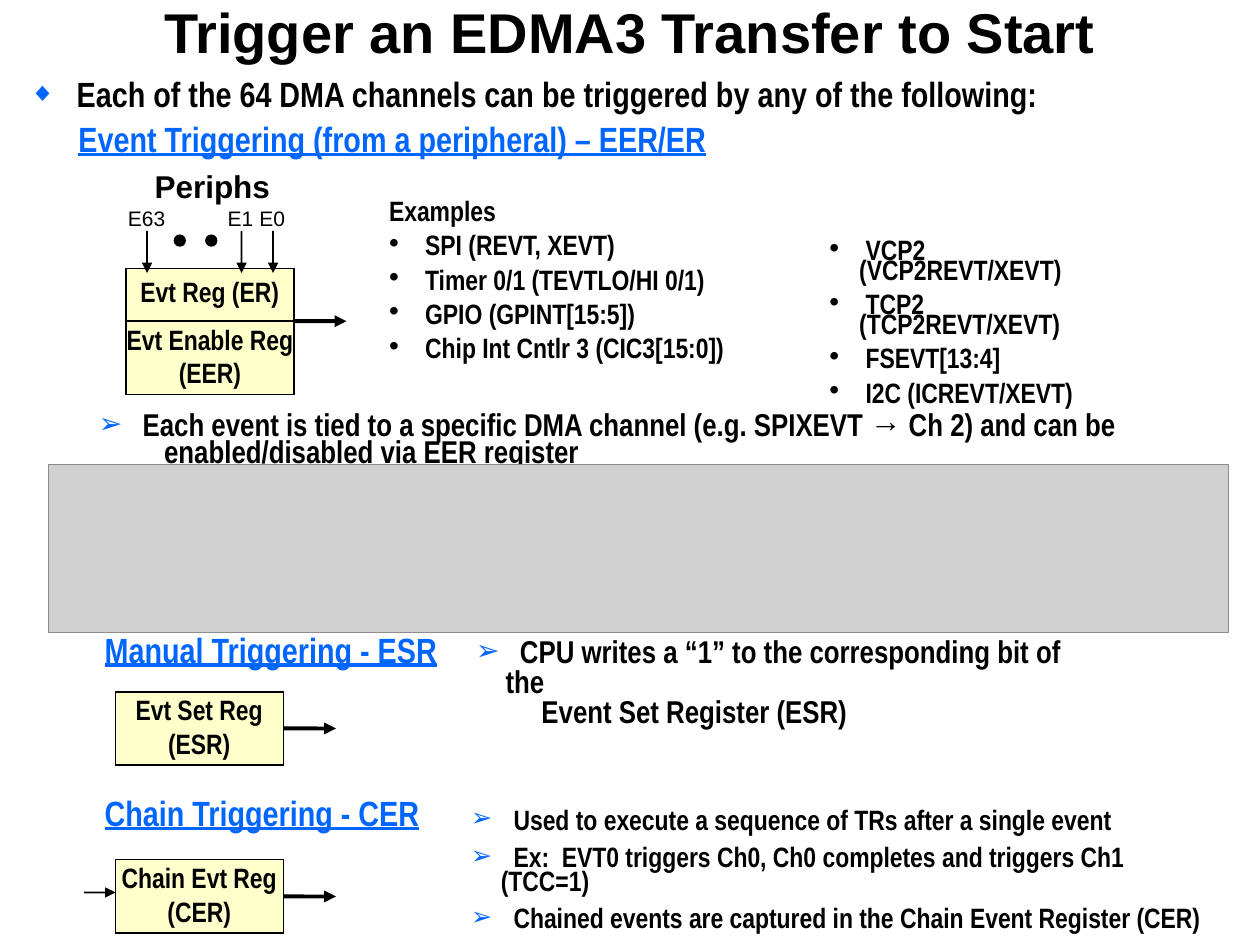
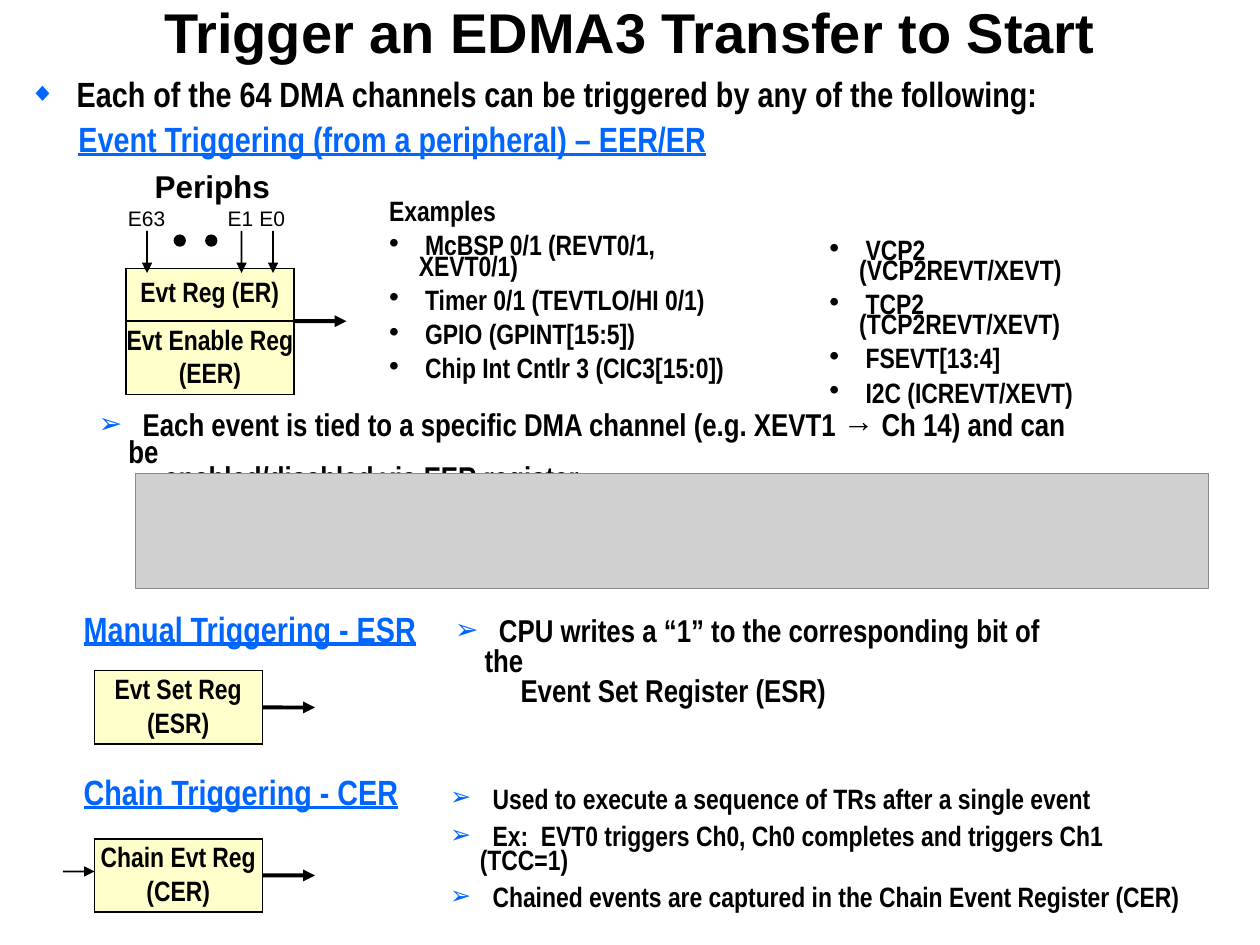
Before and after one commit to hari1989/keystone-workshop, a slide deck: slide 27 of slides/Intro to EDMA.pptx. Drawn at 1260x945 pixels with LibreOffice and Linux fonts; fonts in the diff are those of the drawing; grey boxes stand for pictures; background and template pictures are left out. Boxes give left, top, right and bottom in pixels: in the first picture for what was removed or moved away, otherwise in the second. Text is boxed around its words. In the diff, an @@ line names an element or a change of style, - is before the commit and + after.

```diff
--- a/slides/Intro to EDMA.pptx
+++ b/slides/Intro to EDMA.pptx
@@ text at [419,233,655,281]: text changed @@
-• SPI (REVT, XEVT)
+• McBSP 0/1 (REVT0/1, XEVT0/1)
@@ text at [128,413,1065,474]: text changed @@
-➢ Each event is tied to a specific DMA channel (e.g. SPIXEVT → Ch 2) and can be
-  enabled/disabled via EER register
+➢ Each event is tied to a specific DMA channel (e.g. XEVT1 → Ch 14) and can be
+  enabled/disabled via EER register
@@ picture: place and size @@
-picture at [48,465,1227,633]
+picture at [136,474,1210,588]
@@ picture added at [136,478,1207,588] @@
@@ rectangle removed at [35,609,1211,915] @@
@@ text removed at [105,637,437,670] @@
-Manual Triggering - ESR
@@ 4 texts, 3 arrows, 2 rectangles: place and size @@
-4 texts, 3 arrows, 2 rectangles at [84,640,1201,934]
+4 texts, 3 arrows, 2 rectangles at [63,619,1180,913]
@@ text removed at [101,859,255,927] @@
-Chain Evt Reg
-(CER)
```
Also in this commit, not shown: 34 other slides changed, 19 other files.
